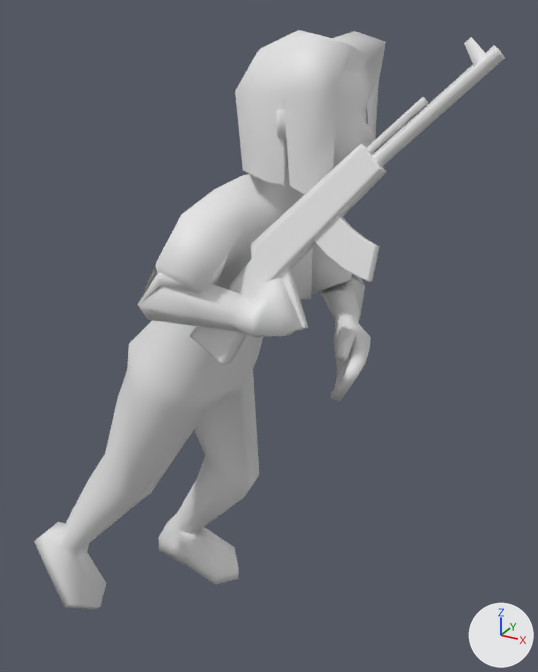
The OBJ model Res/player_female/player_female_rolling_0.obj: old version first, new version second.
Before and after are seen from a camera (50 mm lens) standing at (0.984, -1.425, 1.583) and looking at (0.171, 0.054, 0.843). Every picture has the same lights, and +X, +Y and +Z are marked at lower right. Where no turn or scale is listed for an object, it has been applied to the vertices. Vertices at the same position are counted once.

Names of what the first picture shows: 'Human.Female'.
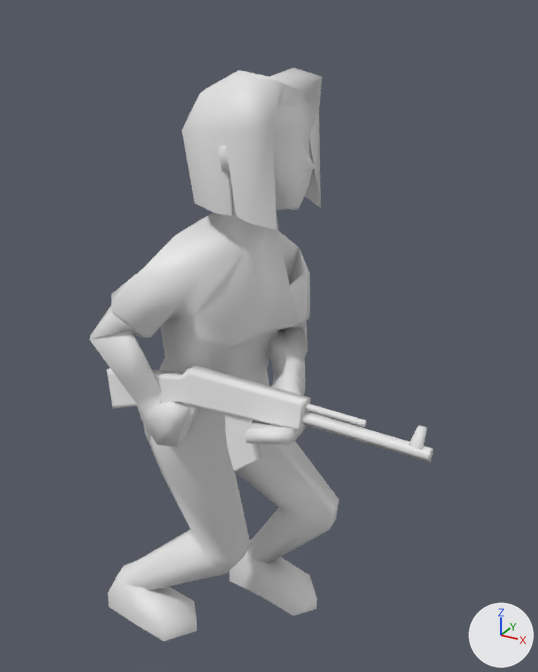
Location of each change, [x1, y1, x2, y2] in pixels of the pictures (538 x 672 px; the box of a moved part takes in the faces that stretch with it):
'Human.Female', reshaped (27% narrower)
    before: [34, 30, 505, 610]
    after: [89, 68, 433, 641]
part 1 of me_human_female, moved or reshaped
    before: [276, 110, 286, 139]
    after: [219, 146, 230, 173]
part 2 of me_human_female, moved or reshaped
    before: [190, 144, 386, 365]
    after: [107, 365, 311, 430]
part 3 of me_human_female, moved or reshaped
    before: [273, 267, 309, 331]
    after: [175, 403, 200, 448]
part 4 of me_human_female, moved or reshaped
    before: [366, 97, 428, 154]
    after: [304, 403, 367, 427]
part 5 of me_human_female, moved or reshaped
    before: [372, 45, 505, 167]
    after: [301, 411, 433, 463]
part 6 of me_human_female, moved or reshaped
    before: [313, 215, 380, 282]
    after: [225, 414, 262, 472]
part 7 of me_human_female, moved or reshaped
    before: [464, 37, 487, 66]
    after: [408, 425, 427, 450]
part 8 of me_human_female, moved or reshaped
    before: [34, 30, 386, 610]
    after: [89, 68, 339, 641]

The edits, one by one:
me_human_female is used by ob_human_female; location (0.0, 0.0, 0.0).
me_human_female had 547 vertices, 1038 faces and spanned x -0.51..0.68, y -0.36..0.27, z -0.08..1.54.
me_human_female now has 547 vertices, 1038 faces and spans x -0.23..0.67, y -0.3..0.2, z -0.01..1.47.
me_human_female part 1: the loose piece of 8 vertices spanning x 0.29..0.33, y -0.13..-0.08, z 1.35..1.41 is moved by (-0.13, 0.0, -0.08).
me_human_female part 2: the loose piece of 48 vertices spanning x 0.15..0.5, y -0.27..-0.08, z 0.91..1.36 is multiplied about its middle by the matrix ((0.653, 0.259, 0.711), (-0.187, 0.966, -0.18), (-0.734, -0.016, 0.68)), then moved by (-0.2, -0.02, -0.35).
me_human_female part 3: the loose piece of 24 vertices spanning x 0.32..0.4, y -0.23..-0.17, z 0.99..1.12 is multiplied about its middle by the matrix ((0.653, 0.259, 0.711), (-0.187, 0.966, -0.18), (-0.734, -0.016, 0.68)), then moved by (-0.27, -0.01, -0.35).
me_human_female part 4: the loose piece of 12 vertices spanning x 0.45..0.56, y -0.11..-0.06, z 1.33..1.44 is scaled about its middle by (1.47, 0.0607, -0.0274), then moved by (-0.06, -0.1, -0.56).
me_human_female part 5: the loose piece of 13 vertices spanning x 0.47..0.68, y -0.12..-0.02, z 1.31..1.53 is multiplied about its middle by the matrix ((0.653, 0.259, 0.711), (-0.187, 0.966, -0.18), (-0.733, -0.016, 0.68)), then moved by (-0.05, -0.12, -0.62).
me_human_female part 6: the loose piece of 40 vertices spanning x 0.39..0.52, y -0.19..-0.13, z 1.11..1.23 is multiplied about its middle by the matrix ((0.653, 0.259, 0.711), (-0.187, 0.966, -0.18), (-0.734, -0.016, 0.68)), then moved by (-0.21, -0.05, -0.45).
me_human_female part 7: the loose piece of 8 vertices spanning x 0.61..0.66, y -0.06..-0.03, z 1.48..1.54 is multiplied about its middle by the matrix ((0.653, 0.259, 0.711), (-0.187, 0.966, -0.18), (-0.733, -0.016, 0.68)), then moved by (0.0, -0.15, -0.7).
me_human_female part 8: 386 of 547 vertices moved; they spanned x -0.51..0.48, y -0.36..0.27, z -0.08..1.54 and now span x -0.23..0.39, y -0.3..0.2, z -0.01..1.47; mean shift (-0.04, -0.02, -0.11); largest move (0.4, -0.23, 1.02) -> (0.09, -0.23, 0.66).
